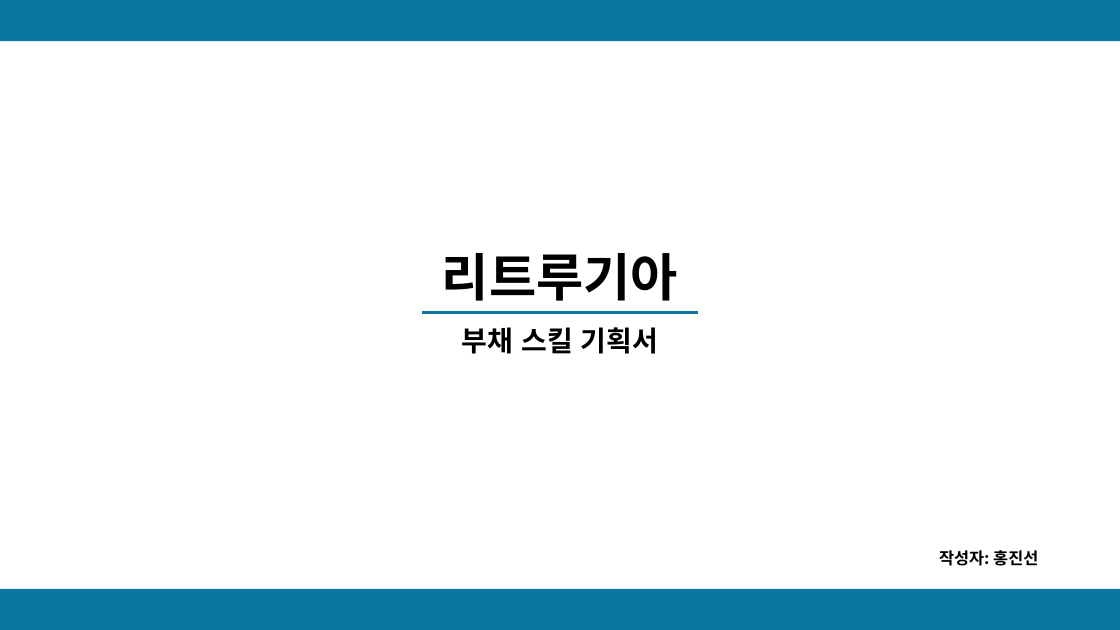
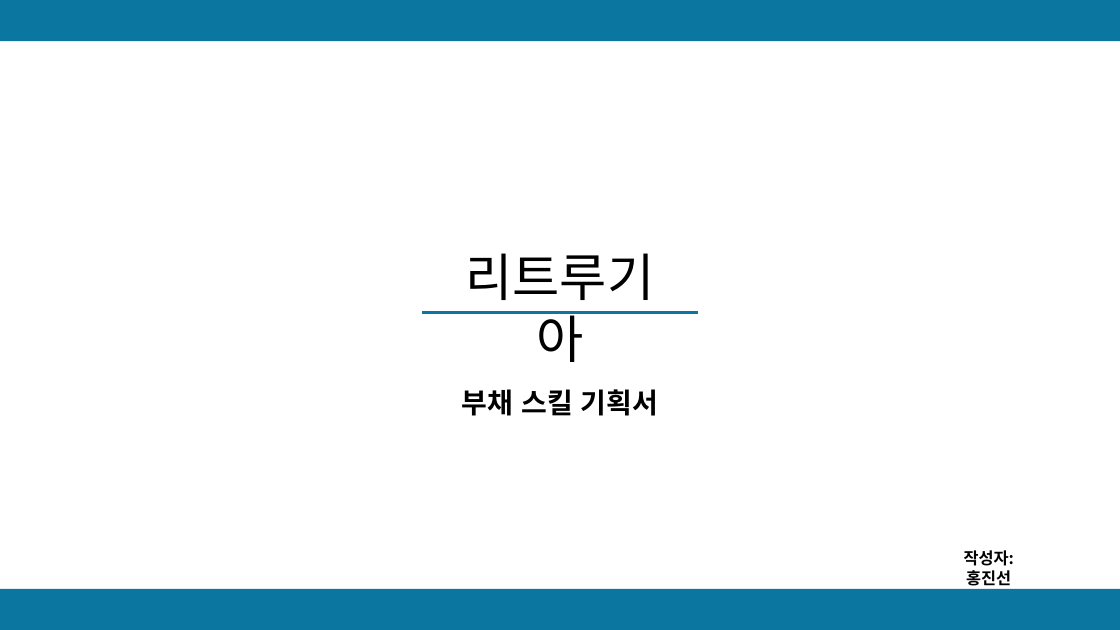
Before and after one commit to hjs0913/GameDesign, a slide deck: slide 1 of 액션&경영 RPG/스킬/리트루기아_부채스킬기획.pptx. Drawn at 1120x630 pixels with LibreOffice and Linux fonts; fonts in the diff are those of the drawing. Boxes give left, top, right and bottom in pixels: in the first picture for what was removed or moved away, otherwise in the second. Text is boxed around its words. In the diff, an @@ line names an element or a change of style, - is before the commit and + after.

```diff
--- a/액션&경영 RPG/스킬/리트루기아_부채스킬기획.pptx
+++ b/액션&경영 RPG/스킬/리트루기아_부채스킬기획.pptx
@@ text "리트루기아": place and size @@
-text "리트루기아" at <box>442,253,678,354</box>
+text "리트루기아" at <box>462,253,658,416</box>
@@ text at <box>465,253,654,362</box>: bold off in "리트루기아" @@
@@ text "작성자: 홍진선" rewrapped from <box>939,550,1038,566</box> to <box>964,550,1015,586</box> @@
```
Also in this commit, not shown: 1 other slide changed.
